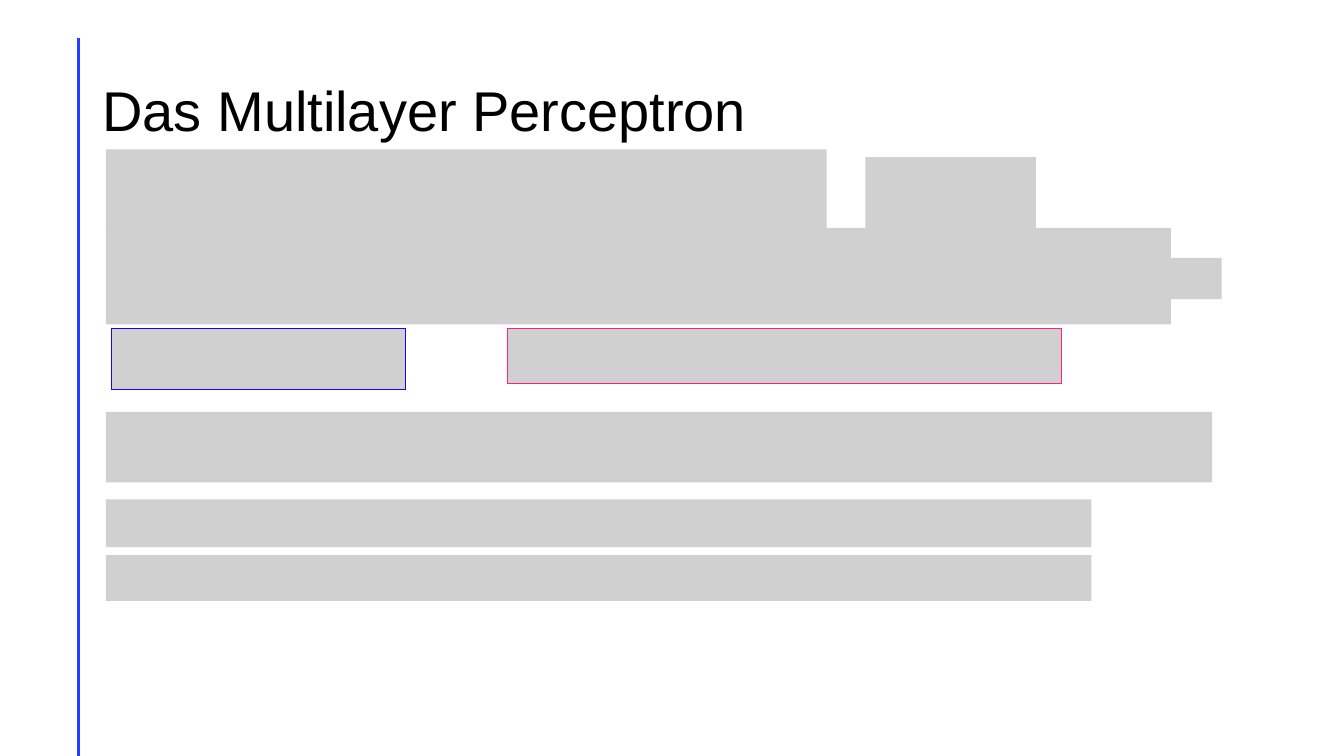
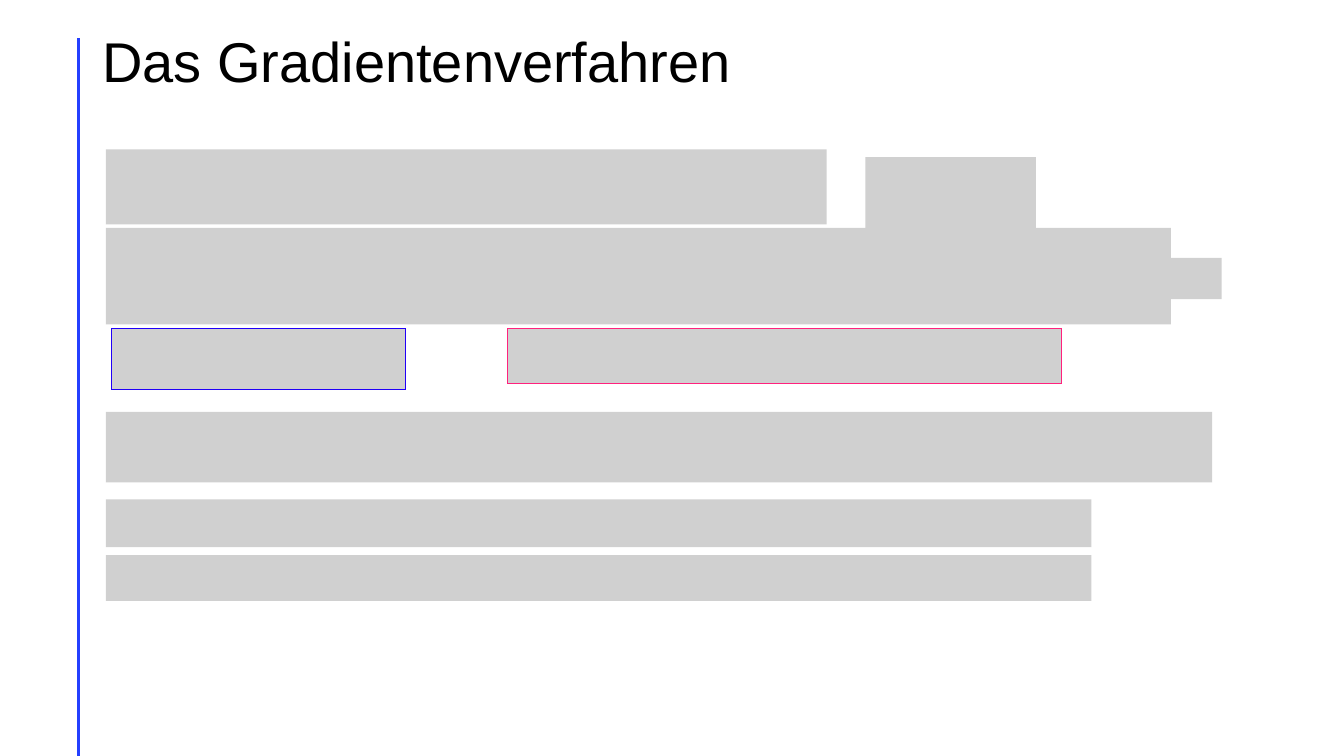
Before and after one commit to LeChummpy/PK, a slide deck: slide 17 of Präsi/präsi (3).pptx (slide 12 before the commit). Drawn at 1344x756 pixels with LibreOffice and Linux fonts; fonts in the diff are those of the drawing; grey boxes stand for pictures. Boxes give left, top, right and bottom in pixels: in the first picture for what was removed or moved away, otherwise in the second. Text is boxed around its words. In the diff, an @@ line names an element or a change of style, - is before the commit and + after.

```diff
--- a/Präsi/präsi (3).pptx
+++ b/Präsi/präsi (3).pptx
@@ title at bbox=[102, 41, 730, 83]: text changed @@
-Das Multilayer Perceptron
+Das Gradientenverfahren
@@ picture: place and size @@
-picture at bbox=[106, 149, 827, 230]
+picture at bbox=[106, 149, 827, 224]
```
Also in this commit, not shown: 17 other slides changed, 6 slides added, 1 slide removed, 2 other files.
